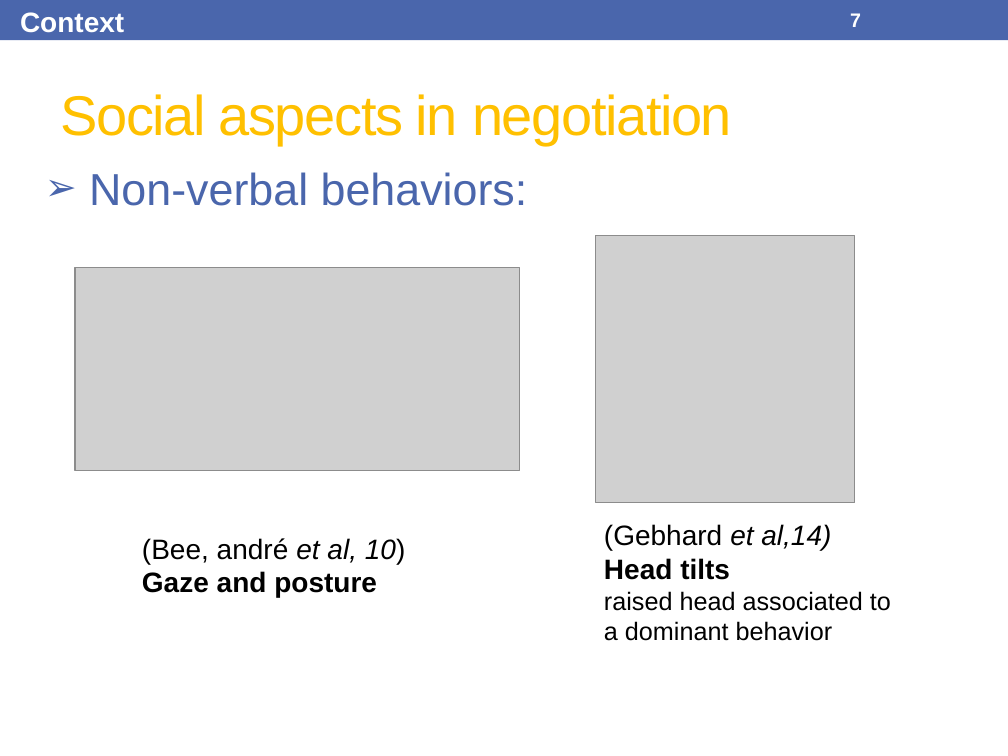
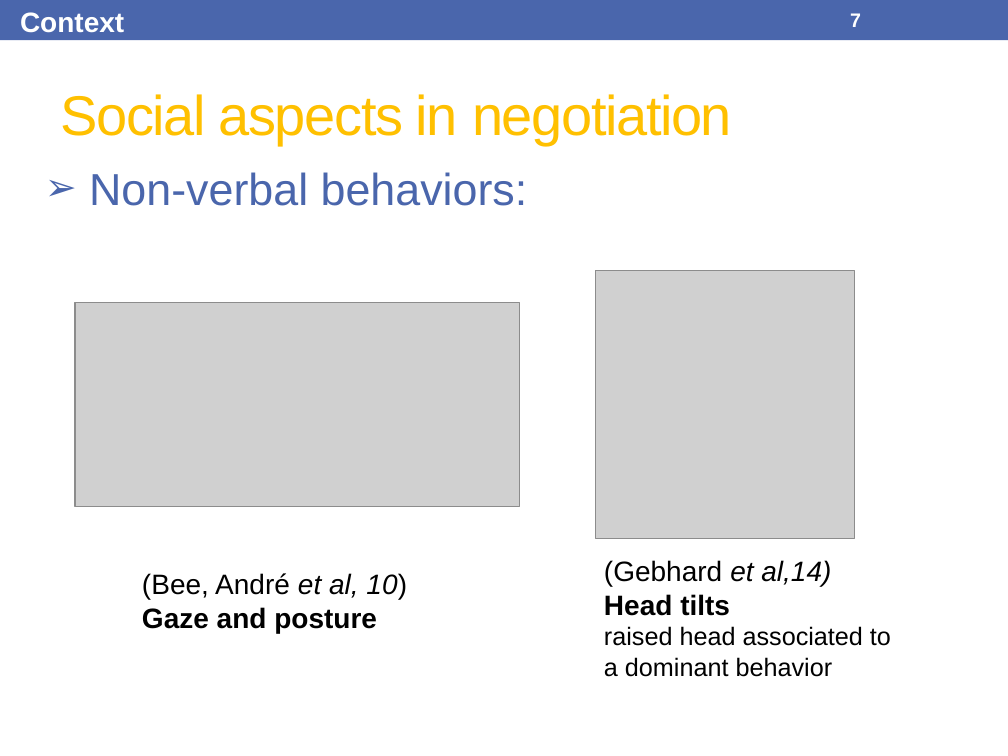
Before and after one commit to Olydia/Discolog, a slide deck: slide 7 of papers/Presentations/IVA17/IVA17.pptx. Drawn at 1008x756 pixels with LibreOffice and Linux fonts; fonts in the diff are those of the drawing; grey boxes stand for pictures. Boxes give left, top, right and bottom in pixels: in the first picture for what was removed or moved away, otherwise in the second. Text is boxed around its words. In the diff, an @@ line names an element or a change of style, - is before the commit and + after.

```diff
--- a/papers/Presentations/IVA17/IVA17.pptx
+++ b/papers/Presentations/IVA17/IVA17.pptx
@@ 2 pictures, 2 texts: place and size @@
-2 pictures, 2 texts at (75, 235, 891, 641)
+2 pictures, 2 texts at (75, 270, 891, 677)
@@ text at (142, 573, 407, 599): text changed @@
-(Bee, andré et al, 10)
+(Bee, André et al, 10)
```
Also in this commit, not shown: 21 other slides changed, 5 slides added, 7 slides removed, 5 other files.
